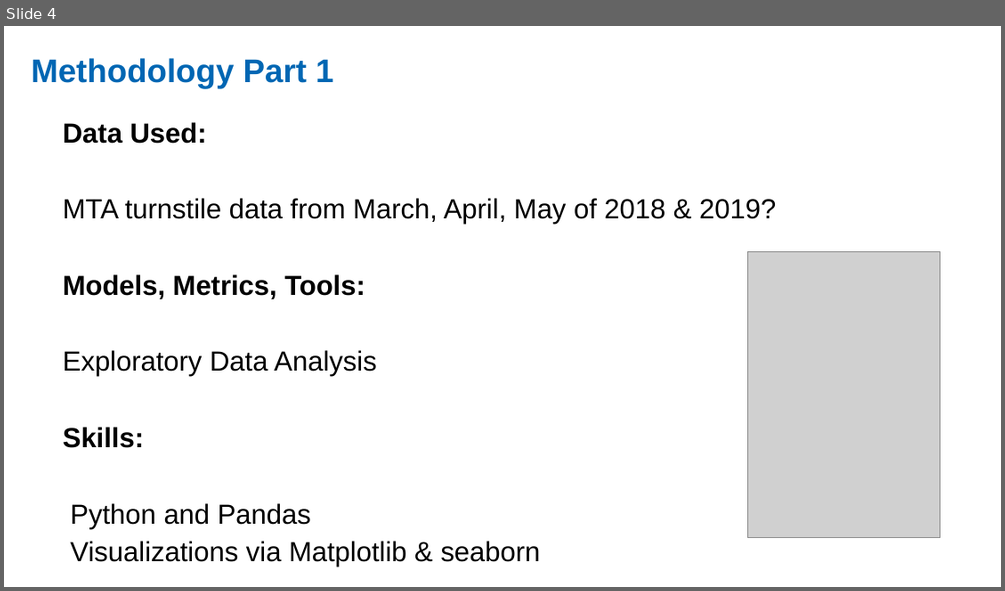
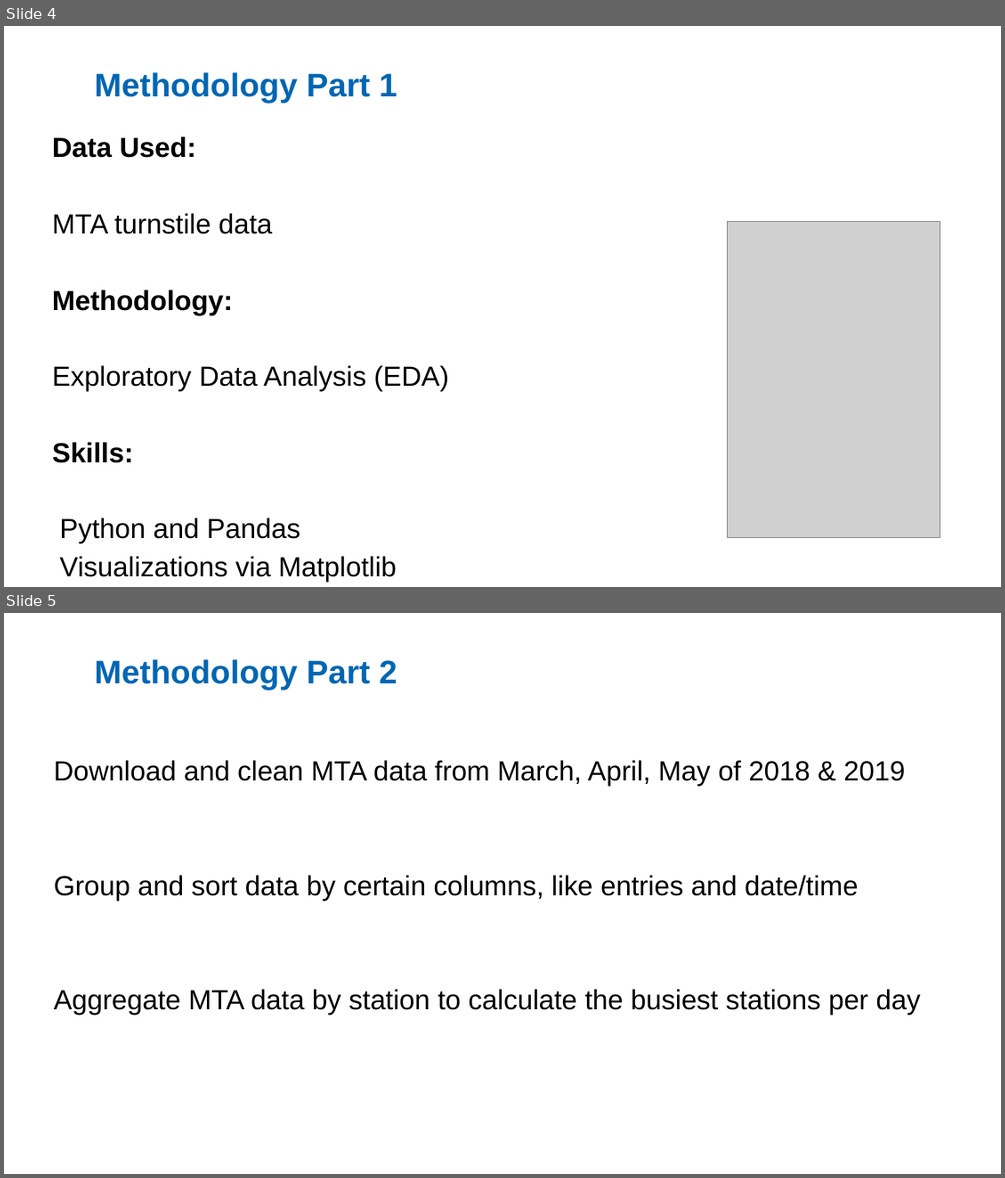
Before and after one commit to ekand/mtacular, a slide deck: reports/MTA_Data_PP_etd.odp. Shown one above the other, each under a label of ours: slide 4 before the commit, slides 4 and 5 after it. The pictures are 1005x591 and 1005x1178 pixels, drawn with LibreOffice and Linux fonts; fonts in the diff are those of the drawing; grey boxes stand for pictures. Boxes give left, top, right and bottom in pixels: in the first picture for what was removed or moved away, otherwise in the second. Text is boxed around its words. In the diff, an @@ line names an element or a change of style, - is before the commit and + after.

```diff
--- a/reports/MTA_Data_PP_etd.odp
+++ b/reports/MTA_Data_PP_etd.odp
@@ slide 5 added at <box>4,613,1001,1174</box>, background #FFFFFF @@
@@ title added at <box>95,659,396,690</box>, 26 pt, text #0066B3, bold @@
+Methodology Part 2
@@ text added at <box>54,760,921,1015</box>, 22 pt, text #000000 @@
+Download and clean MTA data from March, April, May of 2018 & 2019
+Group and sort data by certain columns, like entries and date/time
+Aggregate MTA data by station to calculate the busiest stations per day
@@ slide 4 changed as well @@
@@ title "Methodology Part 1": place and size @@
-title "Methodology Part 1" at <box>31,58,333,89</box>
+title "Methodology Part 1" at <box>95,72,396,103</box>
@@ title "Methodology Part 1" at <box>95,72,396,103</box>: vertical alignment top to middle @@
@@ text "Data Used:": place and size @@
-text "Data Used:" at <box>63,122,776,567</box>
+text "Data Used:" at <box>52,136,449,582</box>
@@ text at <box>52,213,449,392</box>: text changed @@
-MTA turnstile data from March, April, May of 2018 & 2019?
-Models, Metrics, Tools:
-Exploratory Data Analysis
+MTA turnstile data
+Methodology:
+Exploratory Data Analysis (EDA)
@@ picture: place and size @@
-picture at <box>748,252,940,537</box>
+picture at <box>728,222,940,537</box>
@@ text at <box>60,556,396,582</box>: text changed @@
-Visualizations via Matplotlib & seaborn
+Visualizations via Matplotlib
```
Also in this commit, not shown: 4 other slides changed, 8 other slides added, 5 slides removed.
